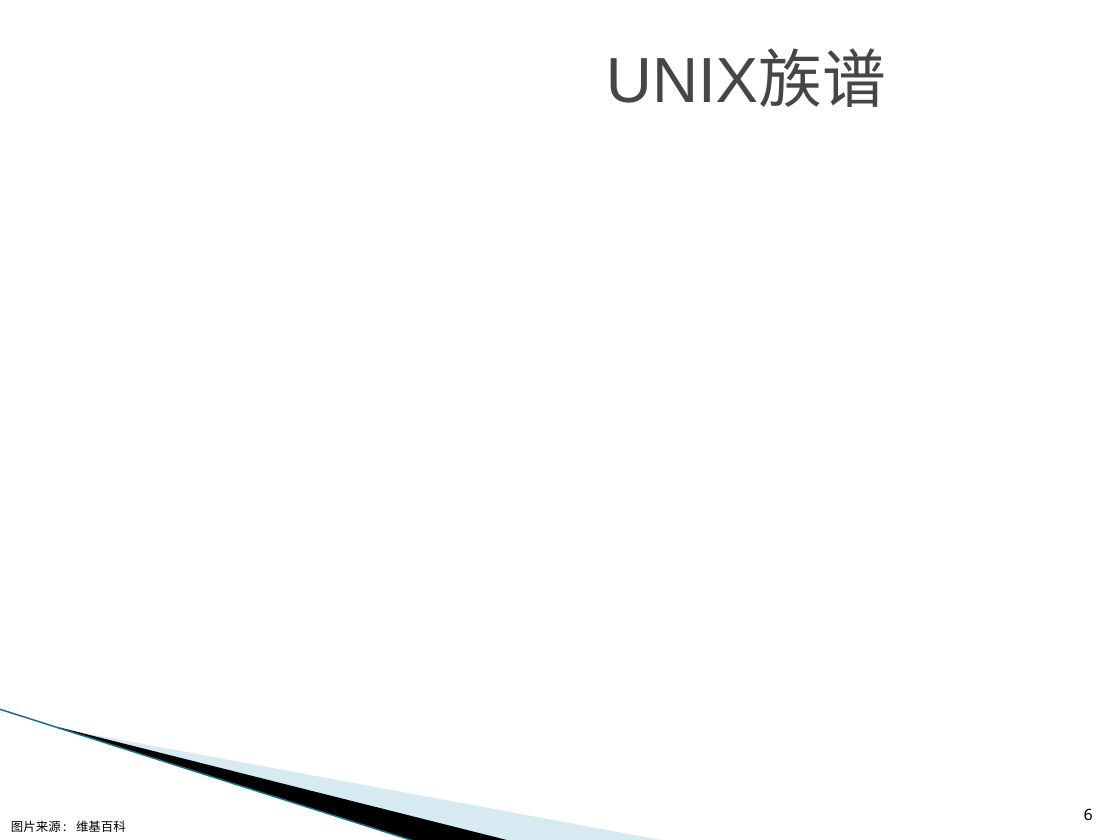
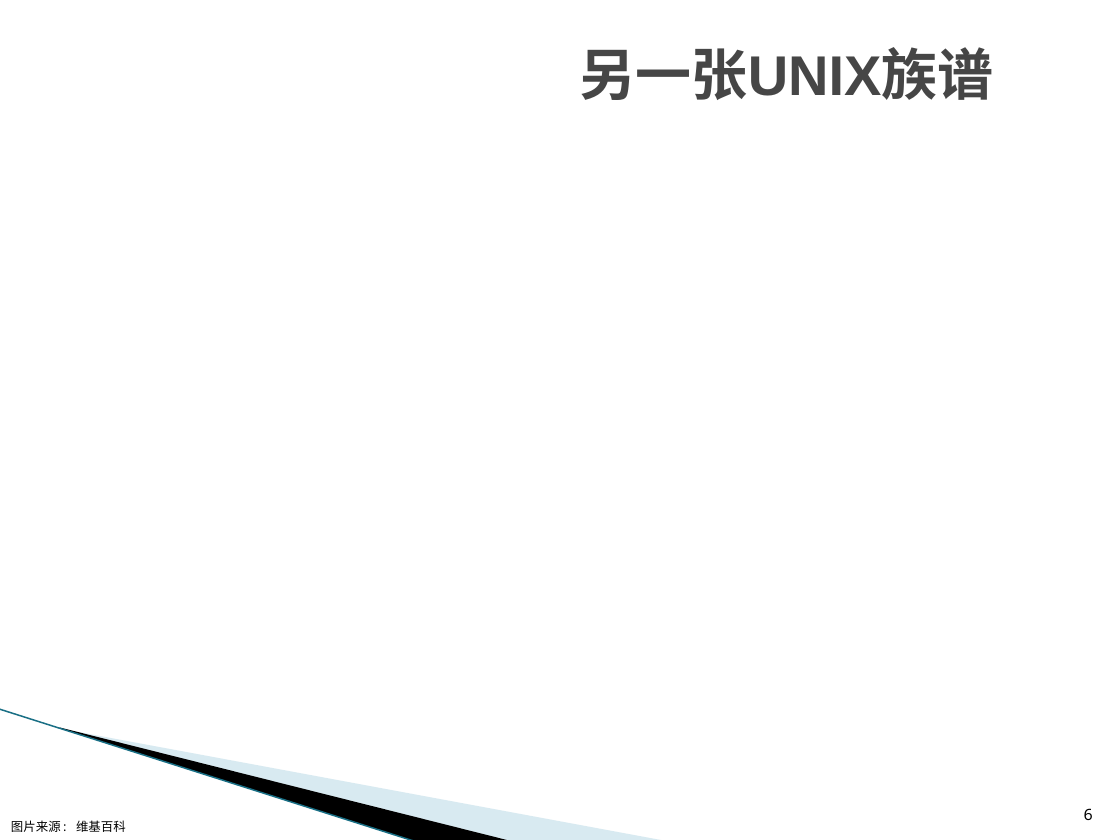
Before and after one commit to L3w1s-L1u/a_linux_prime, a slide deck: slide 6 of linux_introduction/Linux_Intro.pptx. Drawn at 1120x840 pixels with LibreOffice and Linux fonts; fonts in the diff are those of the drawing; background and template pictures are left out. Boxes give left, top, right and bottom in pixels: in the first picture for what was removed or moved away, otherwise in the second. Text is boxed around its words. In the diff, an @@ line names an element or a change of style, - is before the commit and + after.

```diff
--- a/linux_introduction/Linux_Intro.pptx
+++ b/linux_introduction/Linux_Intro.pptx
@@ text at <box>580,47,994,100</box>: text changed; size 41 to 36 pt; bold on @@
-UNIX族谱
+另一张UNIX族谱
```
Also in this commit, not shown: 10 other slides changed, 2 slides added, 1 slide removed, 2 other files.
